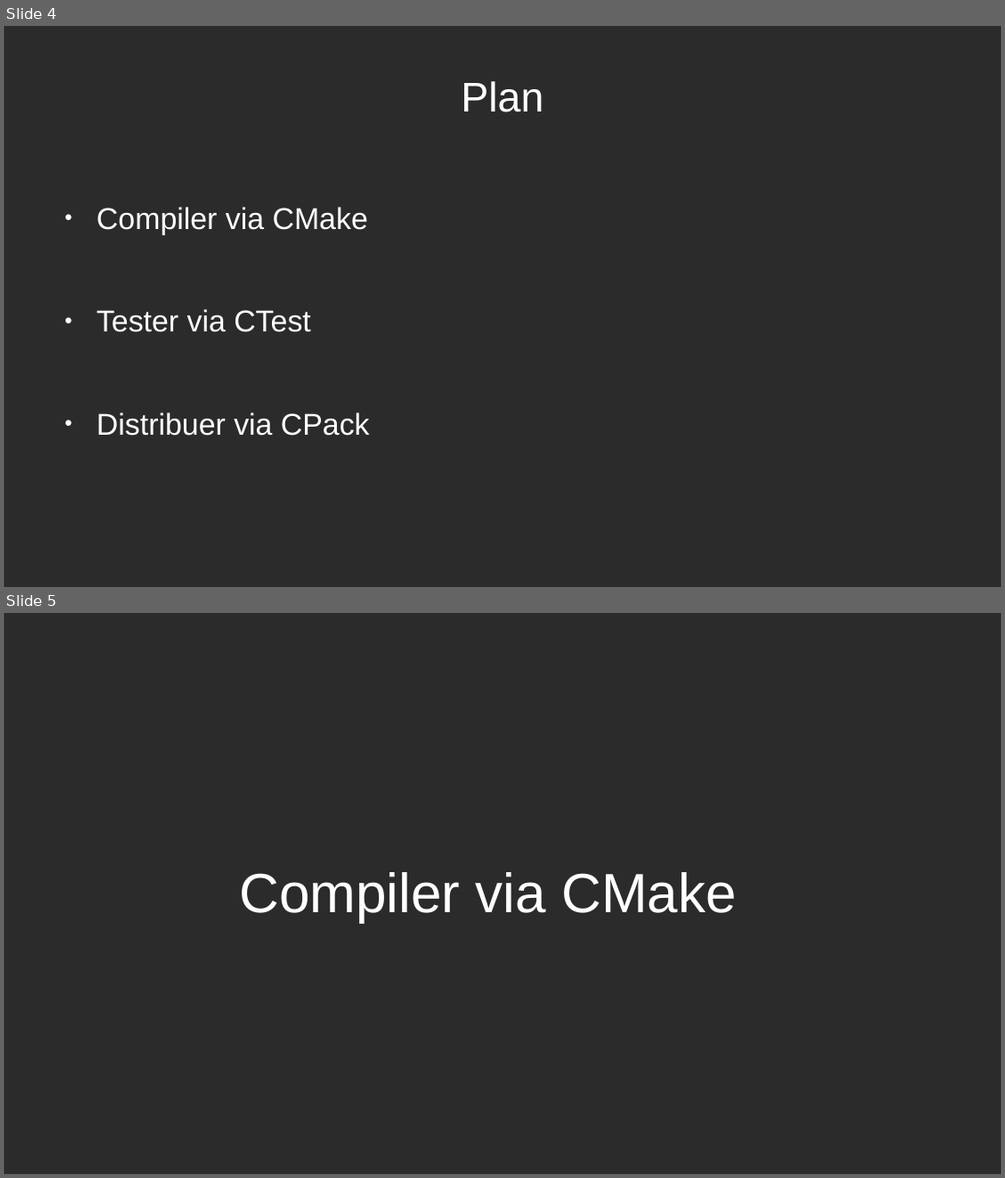
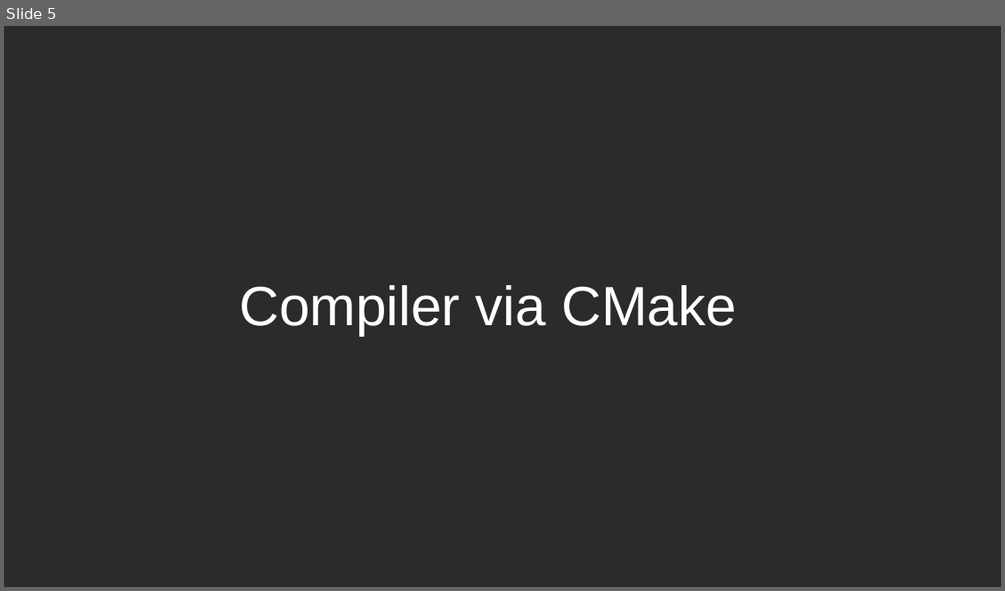
Before and after one commit to joeBlinx/Presentation_CMake, a slide deck: Presentation_CMake.odp. Shown one above the other, each under a label of ours: slides 4 and 5 before the commit, slide 5 after it. The pictures are 1005x1178 and 1005x591 pixels, drawn with LibreOffice and Linux fonts; fonts in the diff are those of the drawing; background and template pictures are left out; a plain dark background stands for a picture behind light text. Boxes give left, top, right and bottom in pixels: in the first picture for what was removed or moved away, otherwise in the second. Text is boxed around its words. In the diff, an @@ line names an element or a change of style, - is before the commit and + after.

```diff
--- a/Presentation_CMake.odp
+++ b/Presentation_CMake.odp
@@ slide 4 removed at (4,26,1001,587), background picture (left out) @@
@@ title removed at (461,81,543,112) @@
-Plan
@@ text removed at (97,207,370,435) @@
-● Compiler via CMake
-● Tester via CTest
-● Distribuer via CPack
```
Also in this commit, not shown: 3 slides changed, 2 slides added, 1 other slide removed, 1 other file.
